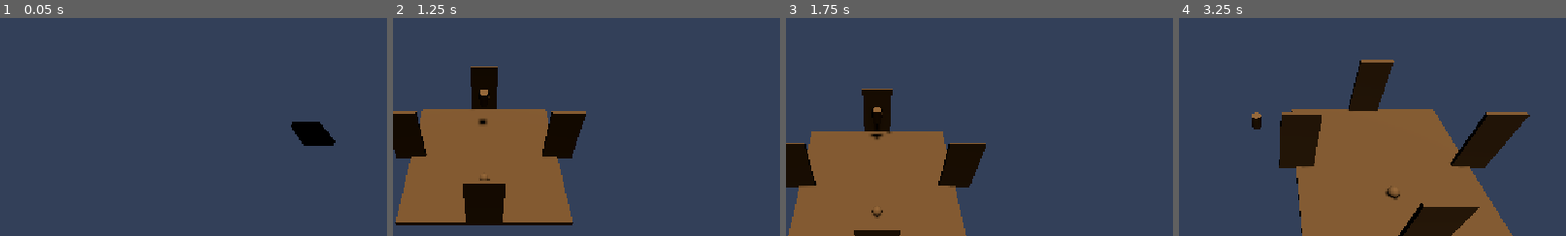
Above: before the commit, frames 1-4 (left to right).
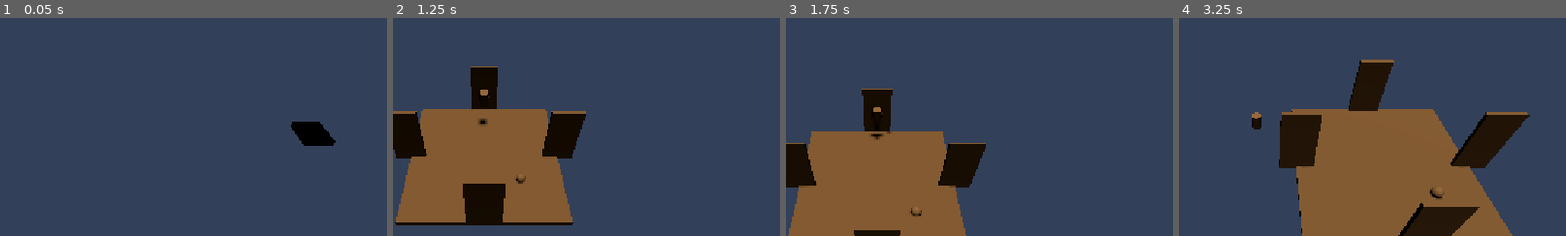
Above: after the commit, the same moments.

Repository: ahmadmuteen64-droid/Ashfall
Game: Godot game, scene res://scenes/world/main.tscn
Same seed, same stepped clock (60 frames per second), same inputs: the game is played once before the commit and once after it.
Inputs (mouse positions are % of the whole screen's width and height, from its top left):
- Up to frame 1 (0.05 s): no input
- Up to frame 2 (1.25 s): tap Enter at 0.5 s; move the mouse to (45, 70) at 0.52 s; hold W (move_forward) from 0.53 s (still down); hold E (interact) from 0.53 s (still down); click (45, 70) at 0.67 s; tap Space (jump) at 0.77 s
- Up to frame 3 (1.75 s): release W (move_forward) at 1.25 s; release E (interact) at 1.25 s; drag from (80, 65) to (45, 70) at 1.27 s
- Up to frame 4 (3.25 s): move the mouse to (20, 35) at 2.02 s; hold A (move_left) 2.03-2.75 s; hold Shift (sprint) 2.03-2.75 s; drag from (55, 50) to (20, 35) at 2.77 s
The pictures show only the part of the screen within x 38-88%, y 23-73%; the shares and areas given below are measured in that part.

Frame 1 is identical in both runs. In frame 2, less than 0.1% of the frame differs, in the area x 22-35%, y 72-76%; in frame 3, 0.1%; in frame 4, 0.2%, in the area x 53-69%, y 76-84%.

Commit message:
S1: island scene tree
Created 8 district scenes under scenes/world/districts/:
atrium, gatehouse, cascade_gardens, verdant_creep,
living_quarters, aviary, celestial_ring, stasis_sanctum

Each district is a Node3D root scene instanced under LevelRoot in main.tscn.
Districts are empty shells — blockout content in S2.

SUITE: 117 passed, 0 failed — scene tree restructured with no breakage.

Co-Authored-By: Claude <noreply@anthropic.com>

Diff:
--- /dev/null
+++ b/scenes/world/districts/atrium/atrium.tscn
@@ -0,0 +1,3 @@
+[gd_scene format=3]
+
+[node name="Atrium" type="Node3D"]
--- /dev/null
+++ b/scenes/world/districts/aviary/aviary.tscn
@@ -0,0 +1,3 @@
+[gd_scene format=3]
+
+[node name="Aviary" type="Node3D"]
--- /dev/null
+++ b/scenes/world/districts/cascade_gardens/cascade_gardens.tscn
@@ -0,0 +1,3 @@
+[gd_scene format=3]
+
+[node name="CascadeGardens" type="Node3D"]
--- /dev/null
+++ b/scenes/world/districts/celestial_ring/celestial_ring.tscn
@@ -0,0 +1,3 @@
+[gd_scene format=3]
+
+[node name="CelestialRing" type="Node3D"]
--- /dev/null
+++ b/scenes/world/districts/gatehouse/gatehouse.tscn
@@ -0,0 +1,3 @@
+[gd_scene format=3]
+
+[node name="Gatehouse" type="Node3D"]
--- /dev/null
+++ b/scenes/world/districts/living_quarters/living_quarters.tscn
@@ -0,0 +1,3 @@
+[gd_scene format=3]
+
+[node name="LivingQuarters" type="Node3D"]
--- /dev/null
+++ b/scenes/world/districts/stasis_sanctum/stasis_sanctum.tscn
@@ -0,0 +1,3 @@
+[gd_scene format=3]
+
+[node name="StasisSanctum" type="Node3D"]
--- /dev/null
+++ b/scenes/world/districts/verdant_creep/verdant_creep.tscn
@@ -0,0 +1,3 @@
+[gd_scene format=3]
+
+[node name="VerdantCreep" type="Node3D"]
--- a/scenes/world/main.tscn
+++ b/scenes/world/main.tscn
@@ -15,9 +15,17 @@
 [ext_resource type="PackedScene" uid="uid://b56mn8u3qk2nh" path="res://kit/kit_ground_2x2.tscn" id="12_i5mec"]
 [ext_resource type="Script" uid="uid://cde2lhm66ap54" path="res://scripts/components/loop_beacon.gd" id="13_5bu78"]
 [ext_resource type="PackedScene" uid="uid://dxosr42kpgg25" path="res://scenes/ui/inventory.tscn" id="13_oaya2"]
+[ext_resource type="PackedScene" path="res://scenes/world/districts/atrium/atrium.tscn" id="14_u2p2s"]
 [ext_resource type="PackedScene" uid="uid://dyxkiaitb7plq" path="res://scenes/ui/experiment_station.tscn" id="14_wcbaq"]
+[ext_resource type="PackedScene" path="res://scenes/world/districts/gatehouse/gatehouse.tscn" id="15_llfdw"]
 [ext_resource type="Script" uid="uid://cvuh68m480ii7" path="res://scripts/systems/unlocks.gd" id="15_r1kpy"]
+[ext_resource type="PackedScene" path="res://scenes/world/districts/cascade_gardens/cascade_gardens.tscn" id="16_80eyj"]
+[ext_resource type="PackedScene" path="res://scenes/world/districts/verdant_creep/verdant_creep.tscn" id="17_wlwgd"]
+[ext_resource type="PackedScene" path="res://scenes/world/districts/living_quarters/living_quarters.tscn" id="18_4m2ge"]
 [ext_resource type="Script" uid="uid://3cuyes1yrw0l" path="res://scripts/systems/ecology.gd" id="18_pibea"]
+[ext_resource type="PackedScene" path="res://scenes/world/districts/aviary/aviary.tscn" id="19_exqdm"]
+[ext_resource type="PackedScene" path="res://scenes/world/districts/celestial_ring/celestial_ring.tscn" id="20_713oj"]
+[ext_resource type="PackedScene" path="res://scenes/world/districts/stasis_sanctum/stasis_sanctum.tscn" id="21_r3w6i"]
 
 [sub_resource type="Environment" id="Environment_7tdlr"]
 background_mode = 1
@@ -115,7 +123,7 @@
 observable_id = "shrine_test_orb"
 
 [node name="Visual" type="MeshInstance3D" parent="LevelRoot/TestInteractable" unique_id=860051186]
-transform = Transform3D(1, 0, 0, 0, 1, 0, 0, 0, 1, 0, 0.3, 0)
+transform = Transform3D(1, 0, 0, 0, 1, 0, 0, 0, 1, 2.3121266, 0.3, 0)
 mesh = SubResource("SphereMesh_r1kpy")
 
 [node name="CollisionShape" type="CollisionShape3D" parent="LevelRoot/TestInteractable" unique_id=558017172]
@@ -381,6 +389,22 @@
 [node name="Garden_G8" parent="LevelRoot/Region_Garden" unique_id=1995052875 instance=ExtResource("12_i5mec")]
 transform = Transform3D(1, 0, 0, 0, 1, 0, 0, 0, 1, 2, 0, 2)
 
+[node name="Atrium" parent="LevelRoot" unique_id=1648937880 instance=ExtResource("14_u2p2s")]
+
+[node name="Gatehouse" parent="LevelRoot" unique_id=1546615854 instance=ExtResource("15_llfdw")]
+
+[node name="CascadeGardens" parent="LevelRoot" unique_id=1557595301 instance=ExtResource("16_80eyj")]
+
+[node name="VerdantCreep" parent="LevelRoot" unique_id=1210701405 instance=ExtResource("17_wlwgd")]
+
+[node name="LivingQuarters" parent="LevelRoot" unique_id=289127026 instance=ExtResource("18_4m2ge")]
+
+[node name="Aviary" parent="LevelRoot" unique_id=1513773066 instance=ExtResource("19_exqdm")]
+
+[node name="CelestialRing" parent="LevelRoot" unique_id=1997926398 instance=ExtResource("20_713oj")]
+
+[node name="StasisSanctum" parent="LevelRoot" unique_id=1051195920 instance=ExtResource("21_r3w6i")]
+
 [node name="JournalUI" parent="." unique_id=376284766 instance=ExtResource("9_j0vxu")]
 
 [node name="InventoryUI" parent="." unique_id=1025053704 instance=ExtResource("13_oaya2")]
